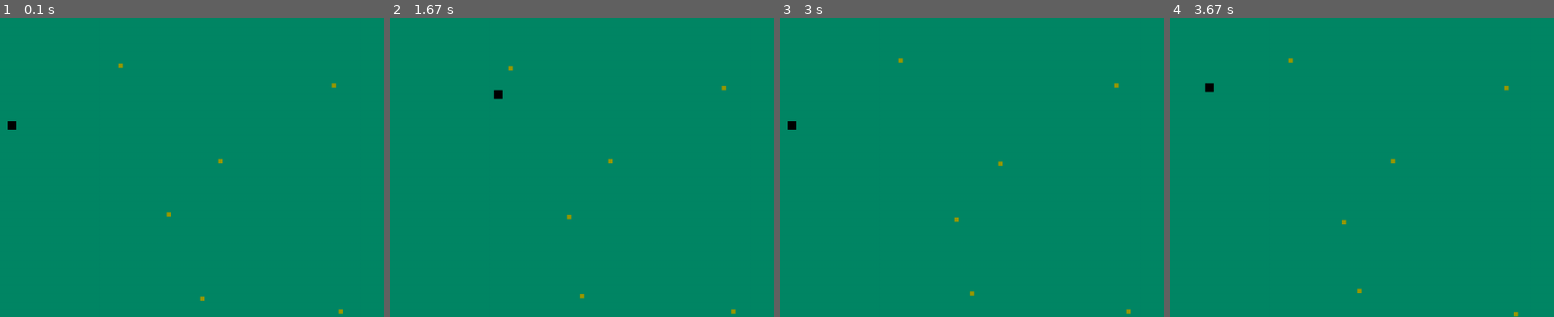
Above: before the commit, frames 1-4 (left to right).
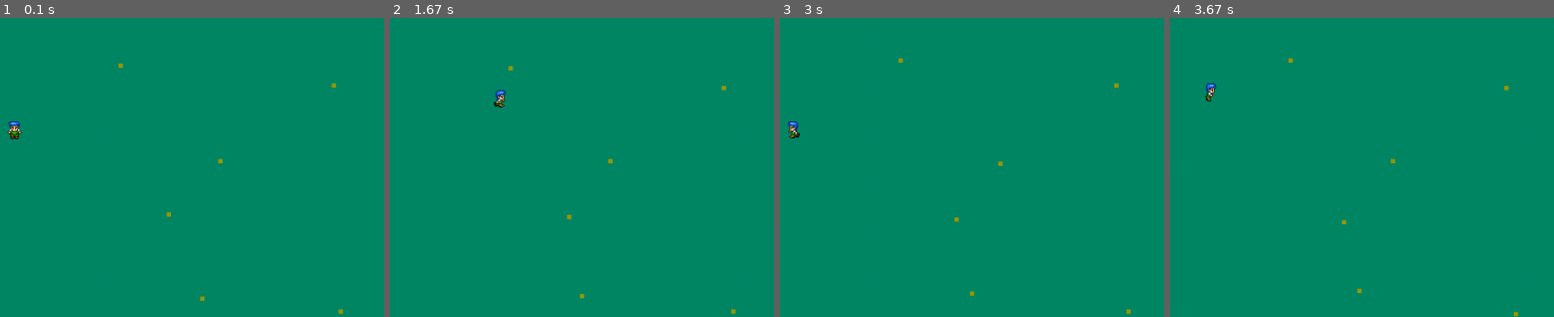
Above: after the commit, the same moments.

Repository: Kristiankaspersen/the-special-pygame
Game: pygame game, started from main.py
Two runs of this game, one before a commit and one after it. Both use one fixed random seed, a clock stepped at 60 frames per second and the inputs below.
Inputs:
- Up to frame 1 (0.1 s): no input
- Up to frame 2 (1.67 s): hold D 0.33-0.8 s; hold W 0.83-1.13 s; hold D 1.17-1.63 s
- Up to frame 3 (3 s): hold A 1.67-2.2 s; hold S 2.23-2.53 s; hold A 2.57-2.97 s
- Up to frame 4 (3.67 s): hold W 3-3.37 s; hold D from 3.4 s (still down)
The pictures show only the part of the screen within x 49-99%, y 33-83%; the shares and areas given below are measured in that part.

The runs differ from the first frame. In frame 1, 0.2% of the frame differs, in the area x 1-6%, y 34-41%; in frame 2, 0.2%; in frame 3, 0.1%; in frame 4, 0.1%.

Commit message:
Player model added

Diff:
--- a/island.py
+++ b/island.py
@@ -21,10 +21,6 @@
     def generateRocks(self, rocks):
         pass
 
-    def draw_island(self, screen, island_surface):
+    def draw_island(self, screen):
         color = (0,135,102)
         pygame.draw.rect(screen, color, pygame.Rect(self.x, self.y, self.width, self.height))
-
-        #Testing realistic grass
-        # island_grass = pygame.transform.scale(island_surface, (self.width,self.height))
-        # screen.blit(island_grass,(self.x,self.y))
--- a/main.py
+++ b/main.py
@@ -15,16 +15,16 @@
 screen = pygame.display.set_mode((width, height))
 pygame.display.set_caption("The Baboon Island")
 
-#Graphics
-water_surface =  pygame.image.load("ocean.jpg")
-island_surface = pygame.image.load("grass.jpg")
-
 # Useful variables
 middle_spawn = [width/2,height/2]
-island_offset = 60                  #Distance from edge of screen to island
+island_offset = 60      #Distance from edge of screen to island
+player_type = 1         #This determines the player model
+animation_speed = 5     #This regulates animation speed
+animation_counter = 0
+animation_timer = 0
 
 # Spawn Player and Main Island
-player = Player("Geir", 5, 10, middle_spawn[0], middle_spawn[1], 10, 10)
+player = Player(player_type, "Geir", 5, 10, middle_spawn[0], middle_spawn[1])
 main_island = Island(island_offset, island_offset, width - island_offset*2, height - island_offset*2 )
 
 # Spawn Baboons
@@ -36,16 +36,24 @@
     #FPS
     clock.tick(60)
 
+    #Handle animation timing
+    animation_timer += 1
+    if animation_timer > animation_speed:
+        animation_counter += 1
+        if animation_counter > 2:
+            animation_counter = 0
+        animation_timer = 0
+
+    #Check for mouse or keyboard clicks
     for event in pygame.event.get():
         if event.type == pygame.QUIT:
             running = False
 
     #Player Movement
-    player.move(main_island)
+    player.move(main_island, animation_counter)
 
     screen.fill((70,188,239))                           #Simple water covering the entire screen
-    #screen.blit(water_surface,(0,0))                   #Testing realistic water
-    main_island.draw_island(screen, island_surface)     #Main Island
+    main_island.draw_island(screen)                     #Main Island
     player.draw_player(screen)                          #Player
 
     # Animal movement
--- a/player.py
+++ b/player.py
@@ -1,30 +1,37 @@
 import pygame
 import math
+import random
 
 class Player:
     all = []
-    def __init__(self, name, speed, health, x, y, width, height):
+    def __init__(self, style, name, speed, health, x, y):
+        self.style = style
         self.name = name
         self.x = x
         self.y = y
         self.speed = speed
         self.health = health
-        self.width = width
-        self.height = height
+        self.surface = pygame.image.load(f"characters/Player{self.style}/F.png").convert_alpha()
 
         Player.all.append(self)
 
     def draw_player(self, screen):
-        color = (0,0,0)
-        pygame.draw.rect(screen, color, pygame.Rect(self.x, self.y, self.width, self.height))
+        player_rect = self.surface.get_rect(topleft = (self.x,self.y))
+        screen.blit(self.surface,player_rect)
 
     def attack(self):
         pass
 
+    def move(self, island, num):
+        self.width = self.surface.get_width()
+        self.height = self.surface.get_height()
+        keys = pygame.key.get_pressed()
+        self.num = num
 
-    def move(self, island):
-        keys = pygame.key.get_pressed()
+        #Move left
         if keys[pygame.K_a]:
+            images = ["L.png", "LR.png", "LL.png"]
+            self.surface = pygame.image.load(f"characters/Player{self.style}/{images[self.num]}").convert_alpha()
             if keys[pygame.K_LSHIFT]:
                 self.x -= math.floor(self.speed/2 * 1.5)
             else:
@@ -32,7 +39,10 @@
             if self.x < island.x:
                 self.x = island.x
 
+        #Move up
         if keys[pygame.K_w]:
+            images = ["B.png", "BR.png", "BL.png"]
+            self.surface = pygame.image.load(f"characters/Player{self.style}/{images[self.num]}").convert_alpha()
             if keys[pygame.K_LSHIFT]:
                 self.y -= math.floor(self.speed/2 * 1.5)
             else:
@@ -40,7 +50,10 @@
             if self.y < island.y:
                 self.y = island.y
 
+        #Move Right
         if keys[pygame.K_d]:
+            images = ["R.png", "RR.png", "RL.png"]
+            self.surface = pygame.image.load(f"characters/Player{self.style}/{images[self.num]}").convert_alpha()
             if keys[pygame.K_LSHIFT]:
                 self.x += math.floor(self.speed/2 * 1.5)
             else:
@@ -48,7 +61,10 @@
             if self.x + self.width > island.width + island.offset:
                 self.x = island.width + island.offset - self.width
 
+        #Move down
         if keys[pygame.K_s]:
+            images = ["F.png", "FR.png", "FL.png"]
+            self.surface = pygame.image.load(f"characters/Player{self.style}/{images[self.num]}").convert_alpha()
             if keys[pygame.K_LSHIFT]:
                 self.y += math.floor(self.speed/2 * 1.5)
             else:
Binary file added: characters/Player1/B.png
Binary file added: characters/Player1/BL.png
Binary file added: characters/Player1/BR.png
Binary file added: characters/Player1/F.png
Binary file added: characters/Player1/FL.png
Binary file added: characters/Player1/FR.png
Binary file added: characters/Player1/L.png
Binary file added: characters/Player1/LL.png
Binary file added: characters/Player1/LR.png
Binary file added: characters/Player1/R.png
Binary file added: characters/Player1/RL.png
Binary file added: characters/Player1/RR.png
(and 1 more such lines)
